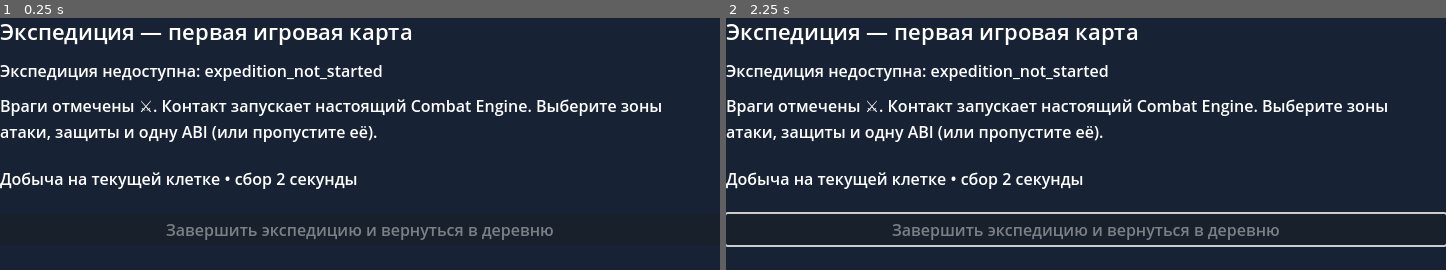
Above: before the commit, frames 1-2 (left to right).
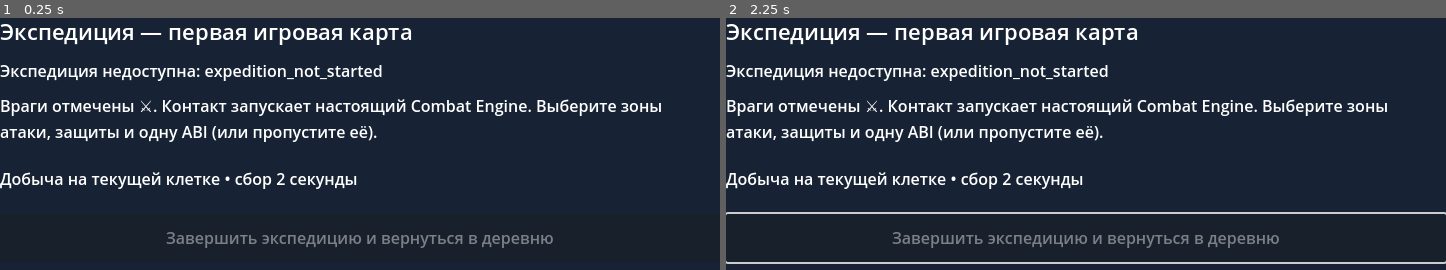
Above: after the commit, the same moments.

Repository: Archoniou1987/Battle-of-Artheon
Game: Godot game, scene res://scenes/main/solo_live_map.tscn
The game is run twice, just before and just after one commit, with the same random seed, the same clock (stepped at 60 frames per second) and the same inputs. This scene is started directly instead of the project's main scene.
Inputs (mouse positions are in pixels of both pictures, inside the frame that each line leads up to):
- Up to frame 1 (0.25 s): no input
- Up to frame 2 (2.25 s): tap Enter at 0.5, 2 s; move the mouse to (outside the picture) at 0.52 s; click (outside the picture) at 0.67 s; tap Space at 1.25 s; drag from (outside the picture) to (outside the picture) at 1.27 s; move the mouse to (1158, 217) at 2.02 s; click (1158, 217) at 2.17 s

The runs differ from the first frame. In frame 1, 1.9% of the frame differs, in the area x 23-77%, y 81-92%; in frame 2, 3.5%, in the area x 0-100%, y 81-98%.

Commit message:
ui(solo): scroll oversized map on portrait screens and keep primary round control above combat log

Diff:
--- a/scenes/main/solo_live_map.gd
+++ b/scenes/main/solo_live_map.gd
@@ -9,6 +9,7 @@
 var session: SoloLiveMapSession
 var status_label: Label
 var tile_container: GridContainer
+var map_scroller: ScrollContainer
 var live_combat: SoloLiveNpcCombat
 var round_button: Button
 var return_button: Button
@@ -66,6 +67,7 @@
 	var root := VBoxContainer.new()
 	root.size_flags_horizontal = Control.SIZE_EXPAND_FILL
 	root.add_theme_constant_override("separation",12)
+	root.custom_minimum_size = Vector2(0,0)
 	scroll.add_child(root)
 	var header := Label.new()
 	header.text = "Экспедиция — первая игровая карта"
@@ -98,33 +100,42 @@
 	ability_label.text = "ABI — до одной способности за раунд (5 слотов экипировки)"
 	combat_panel.add_child(ability_label)
 	ability_selector = OptionButton.new()
+	ability_selector.custom_minimum_size.y = 48
 	combat_panel.add_child(ability_selector)
 	elixir_summary = Label.new()
 	elixir_summary.autowrap_mode = TextServer.AUTOWRAP_WORD_SMART
 	combat_panel.add_child(elixir_summary)
 	elixir_selector = OptionButton.new()
+	elixir_selector.custom_minimum_size.y = 48
 	elixir_selector.item_selected.connect(_on_elixir_selection_changed)
 	combat_panel.add_child(elixir_selector)
+	round_button = Button.new()
+	round_button.text = "Следующий раунд"
+	round_button.custom_minimum_size.y = 56
+	round_button.visible = false
+	round_button.pressed.connect(_play_combat_round)
+	combat_panel.add_child(round_button)
 	effects_label = Label.new()
 	effects_label.autowrap_mode = TextServer.AUTOWRAP_WORD_SMART
 	combat_panel.add_child(effects_label)
 	combat_log_label = Label.new()
 	combat_log_label.autowrap_mode = TextServer.AUTOWRAP_WORD_SMART
 	combat_panel.add_child(combat_log_label)
+	map_scroller = ScrollContainer.new()
+	map_scroller.size_flags_horizontal = Control.SIZE_EXPAND_FILL
+	map_scroller.horizontal_scroll_mode = ScrollContainer.SCROLL_MODE_AUTO
+	map_scroller.vertical_scroll_mode = ScrollContainer.SCROLL_MODE_DISABLED
+	root.add_child(map_scroller)
 	tile_container = GridContainer.new()
 	tile_container.columns = SoloLiveMapSession.WIDTH
-	root.add_child(tile_container)
+	map_scroller.add_child(tile_container)
 	var ground_heading := Label.new()
 	ground_heading.text = "Добыча на текущей клетке • сбор 2 секунды"
 	root.add_child(ground_heading)
 	ground_list = VBoxContainer.new()
 	root.add_child(ground_list)
-	round_button = Button.new()
-	round_button.text = "Следующий раунд"
-	round_button.visible = false
-	round_button.pressed.connect(_play_combat_round)
-	combat_panel.add_child(round_button)
 	return_button = Button.new()
+	return_button.custom_minimum_size.y = 48
 	return_button.text = "Завершить экспедицию и вернуться в деревню"
 	return_button.pressed.connect(_return_town)
 	root.add_child(return_button)
@@ -161,7 +172,7 @@
 		for x in range(SoloLiveMapSession.WIDTH):
 			var pos := Vector2i(x,y)
 			var btn := Button.new()
-			btn.custom_minimum_size = Vector2(37,35)
+			btn.custom_minimum_size = Vector2(44,44)
 			if pos == session.expedition.player_position:
 				btn.text = "◆"
 			elif not session.npc_bridge.npc_at(session.map,pos).is_empty() and HexGrid.distance(session.expedition.player_position,pos) <= 3:
@@ -277,6 +288,7 @@
 	var zone_names := ["Голова","Грудь","Руки","Пояс","Ноги"]
 	for attack_index in range(int(controls.get("attack_count",0))):
 		var option := OptionButton.new()
+		option.custom_minimum_size.y = 48
 		for i in range(CombatCommandApi.BODY_ZONES.size()):
 			option.add_item(zone_names[i],i)
 		option.select(1)
@@ -284,6 +296,7 @@
 		attack_controls.append(option)
 	for i in range(CombatCommandApi.BODY_ZONES.size()):
 		var cb := CheckBox.new()
+		cb.custom_minimum_size.y = 44
 		cb.text = zone_names[i]
 		cb.button_pressed = [1,2,3,4,0].find(i) < int(controls.get("block_capacity",0))
 		block_zone_row.add_child(cb)
